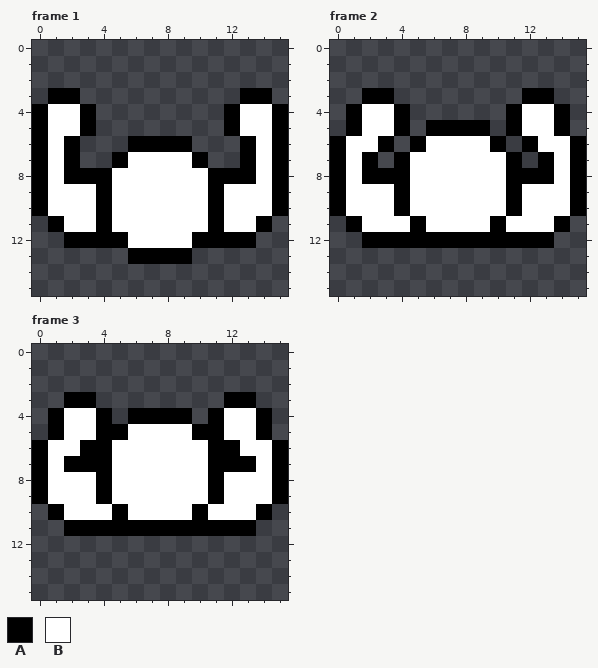
Two versions of one pixel-art file, Sprites/sprites/drunk-dancer-idle.aseprite. The first picture shows the starting point.
16x16 pixels, 4 frames. Shown: frame 1, frame 2, frame 3. The commit also changed other frames, which this record leaves out.
Palette (. is transparent): A #000000  B #ffffff
New version:
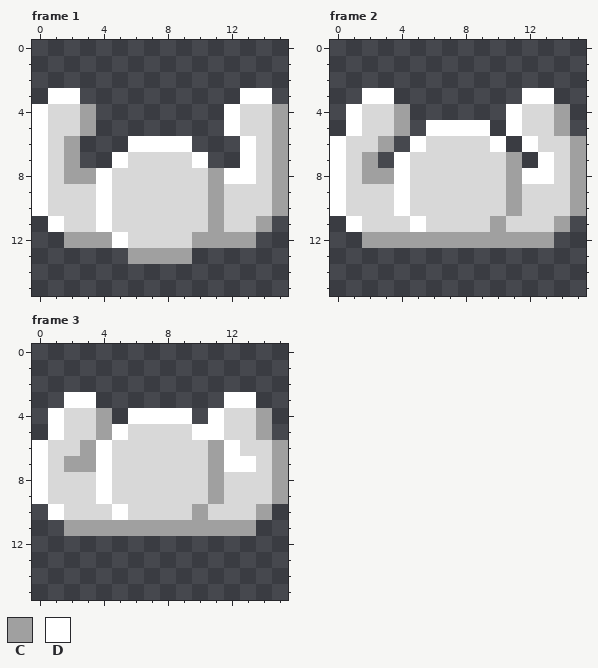
Colours new in this view: C #a0a0a0  D #ffffff
From old to new:
colour B: #ffffff -> #d8d8d8
Changed rows in their new state; - is a pixel that keeps its letter.
Frame 1:
first column x 0:
 3 -DD----------DD-
 4 D--C--------D--C
 5 D--C--------D--C
 6 D-C---DDDD---D-C
 7 D-C--D----D--D-C
 8 D-CCD------CDD-C
 9 D---D------C---C
10 D---D------C---C
11 -D--D------C--C-
12 --CCCD----CCCC--
13 ------CCCC------
Frame 2:
first column x 0:
 3 --DD--------DD--
 4 -D--C------D--C-
 5 -D--C-DDDD-D--C-
 6 D--C-D----D-D--C
 7 D-C-D------C-D-C
 8 D-CCD------CDD-C
 9 D---D------C---C
10 D---D------C---C
11 -D---D----C---C-
12 --CCCCCCCCCCCC--
Frame 3:
first column x 0:
 3 --DD--------DD--
 4 -D--C-DDDD-D--C-
 5 -D--CD----DD--C-
 6 D--CD------CD--C
 7 D-CCD------CDD-C
 8 D---D------C---C
 9 D---D------C---C
10 -D---D----C---C-
11 --CCCCCCCCCCCC--
Pixel boxes of the changes (left, top, right, bottom) in both pictures:
changed: (32, 88, 288, 264)
changed: (330, 88, 586, 248)
changed: (32, 392, 288, 536)
